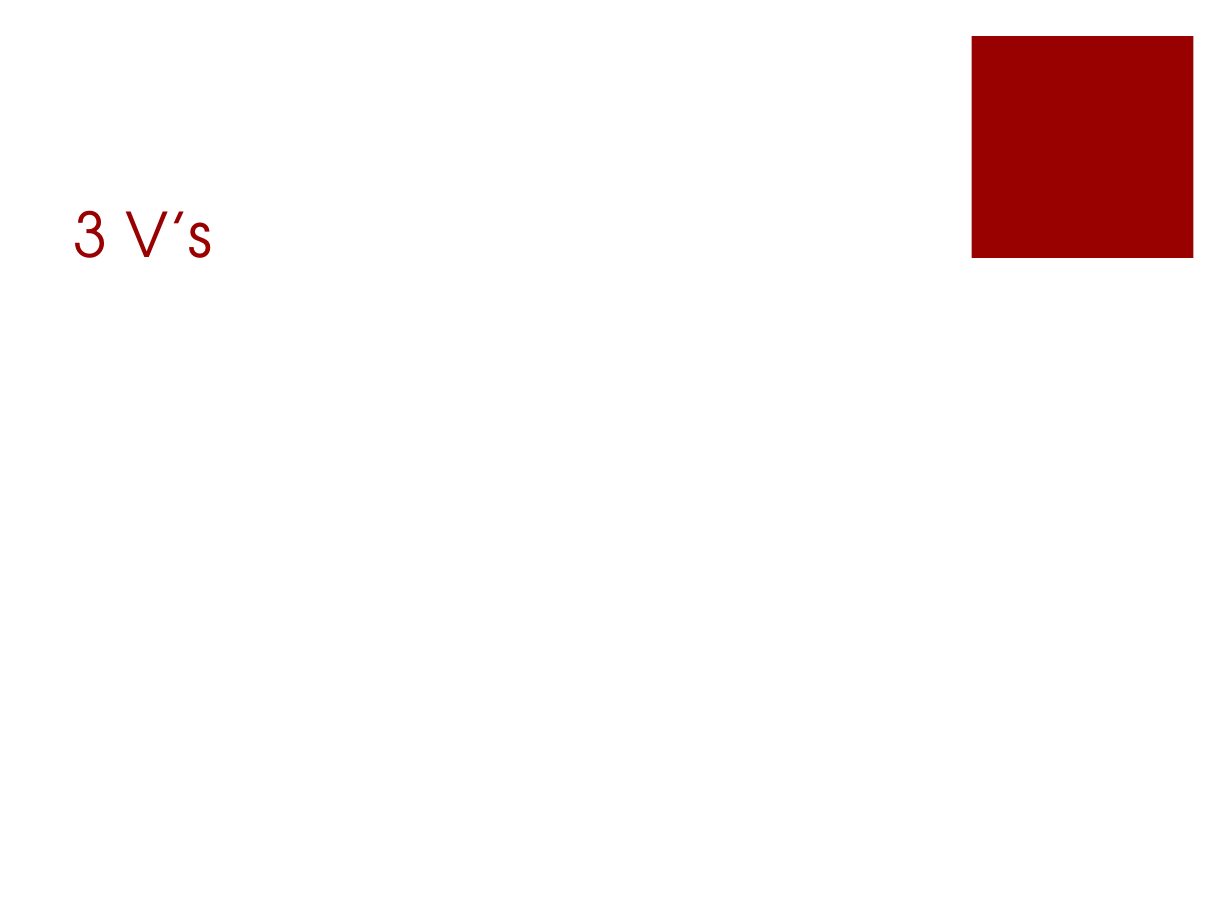
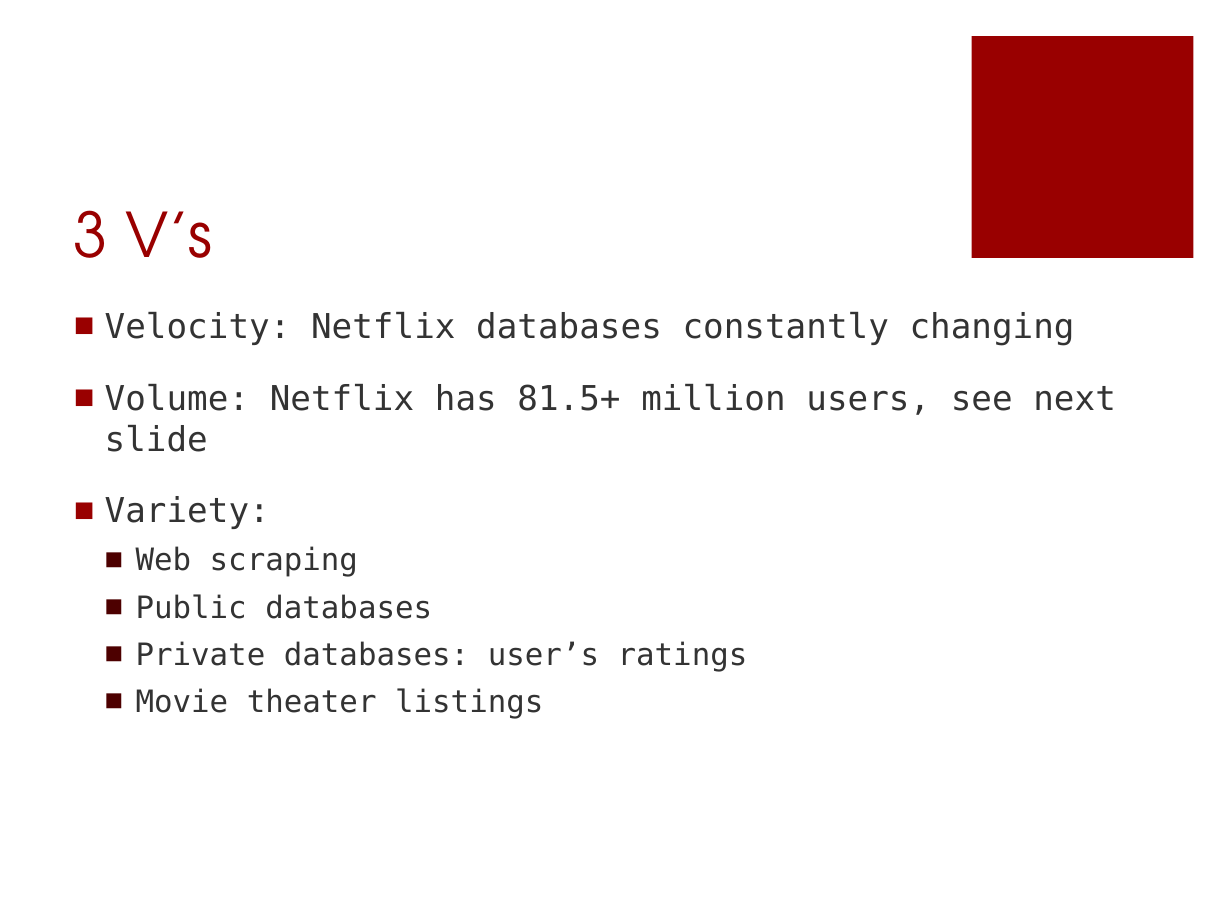
Before and after one commit to scrasmussen/euler-enigma, a slide deck: slide 3 of project/movieML/presentation.pptx. Drawn at 1232x924 pixels with LibreOffice and Linux fonts; fonts in the diff are those of the drawing. Boxes give left, top, right and bottom in pixels: in the first picture for what was removed or moved away, otherwise in the second. Text is boxed around its words. In the diff, an @@ line names an element or a change of style, - is before the commit and + after.

```diff
--- a/project/movieML/presentation.pptx
+++ b/project/movieML/presentation.pptx
@@ text added at [105,311,1116,719], 20 pt, text #333333 @@
+■ Velocity: Netflix databases constantly changing
+■ Volume: Netflix has 81.5+ million users, see next slide
+■ Variety:
+  ■ Web scraping
+  ■ Public databases
+  ■ Private databases: user’s ratings
+  ■ Movie theater listings
```
Also in this commit, not shown: 6 other slides changed, 1 slide added.
